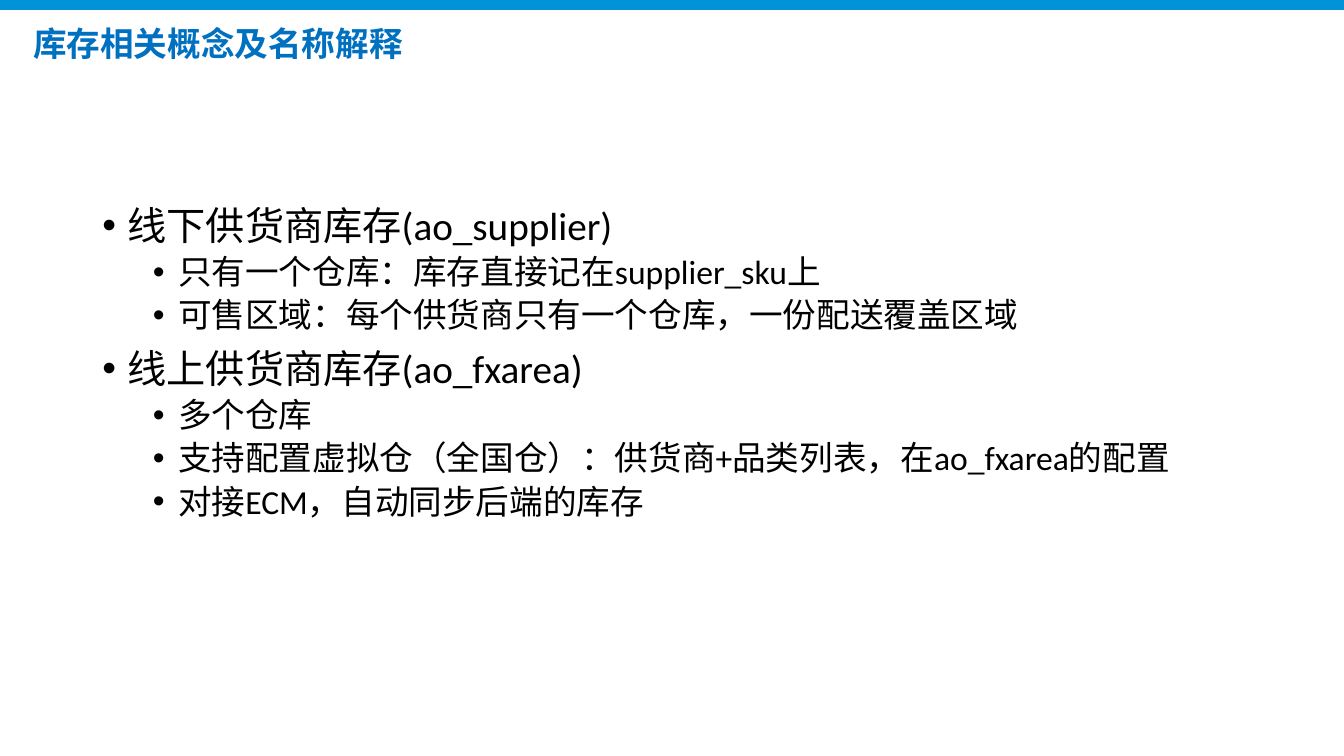
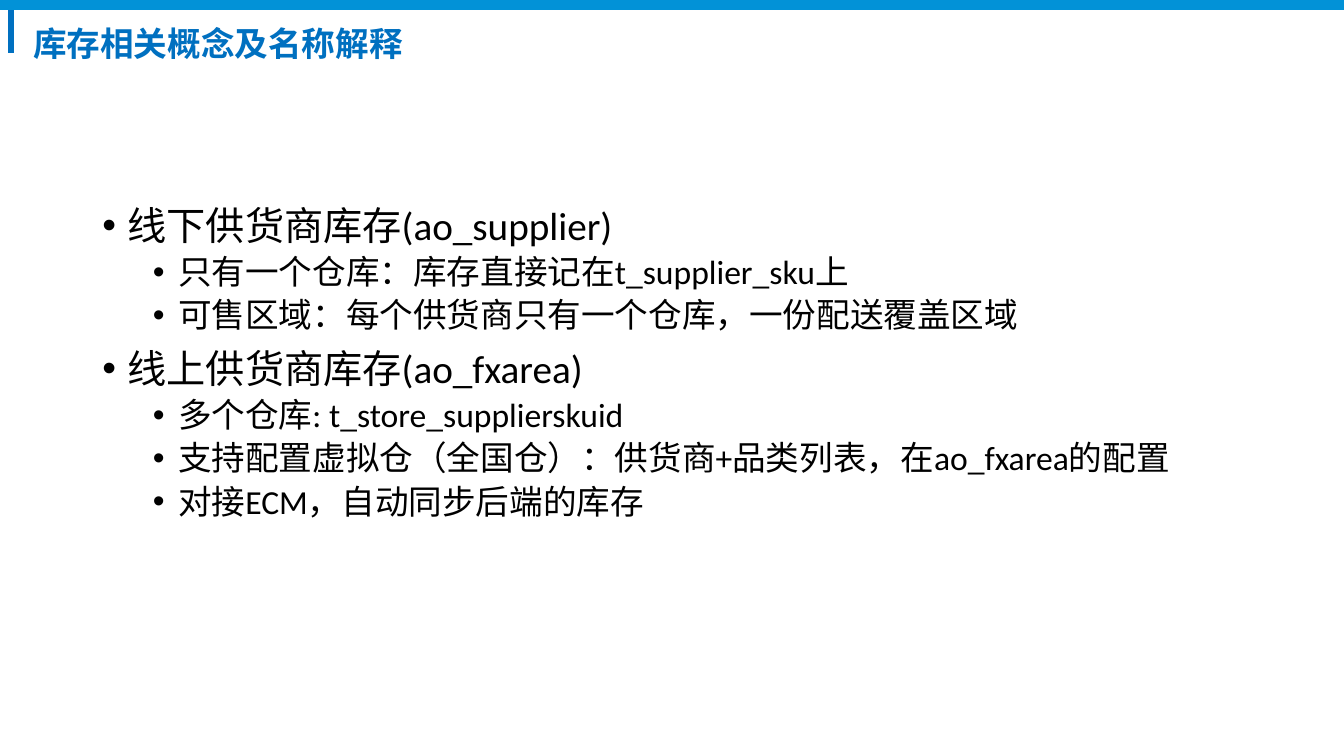
Before and after one commit to xklnew/Go-000, a slide deck: slide 5 of Week01/分销平台商品系统简介.pptx (slide 6 before the commit). Drawn at 1344x756 pixels with LibreOffice and Linux fonts; fonts in the diff are those of the drawing; background and template pictures are left out. Boxes give left, top, right and bottom in pixels: in the first picture for what was removed or moved away, otherwise in the second. Text is boxed around its words. In the diff, an @@ line names an element or a change of style, - is before the commit and + after.

```diff
--- a/Week01/分销平台商品系统简介.pptx
+++ b/Week01/分销平台商品系统简介.pptx
@@ rectangle added at (8, 10, 13, 52), fill #0070C0, outline #0070C0 1 pt @@
@@ text at (178, 255, 849, 290): text changed @@
-  • 只有一个仓库：库存直接记在supplier_sku上
+  • 只有一个仓库：库存直接记在t_supplier_sku上
@@ text at (178, 398, 623, 433): text changed @@
-  • 多个仓库
+  • 多个仓库: t_store_supplierskuid
```
Also in this commit, not shown: 11 other slides changed, 1 slide added, 10 other files.
